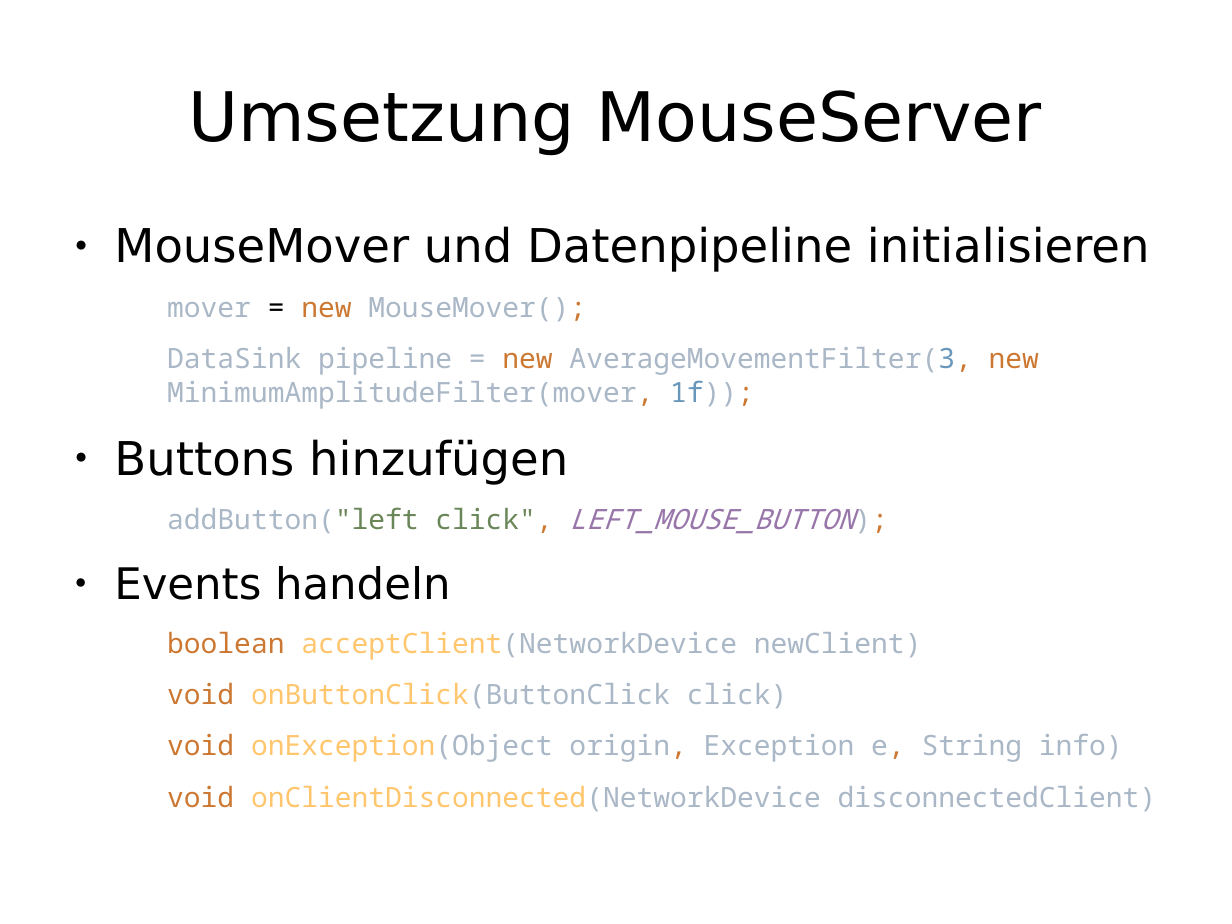
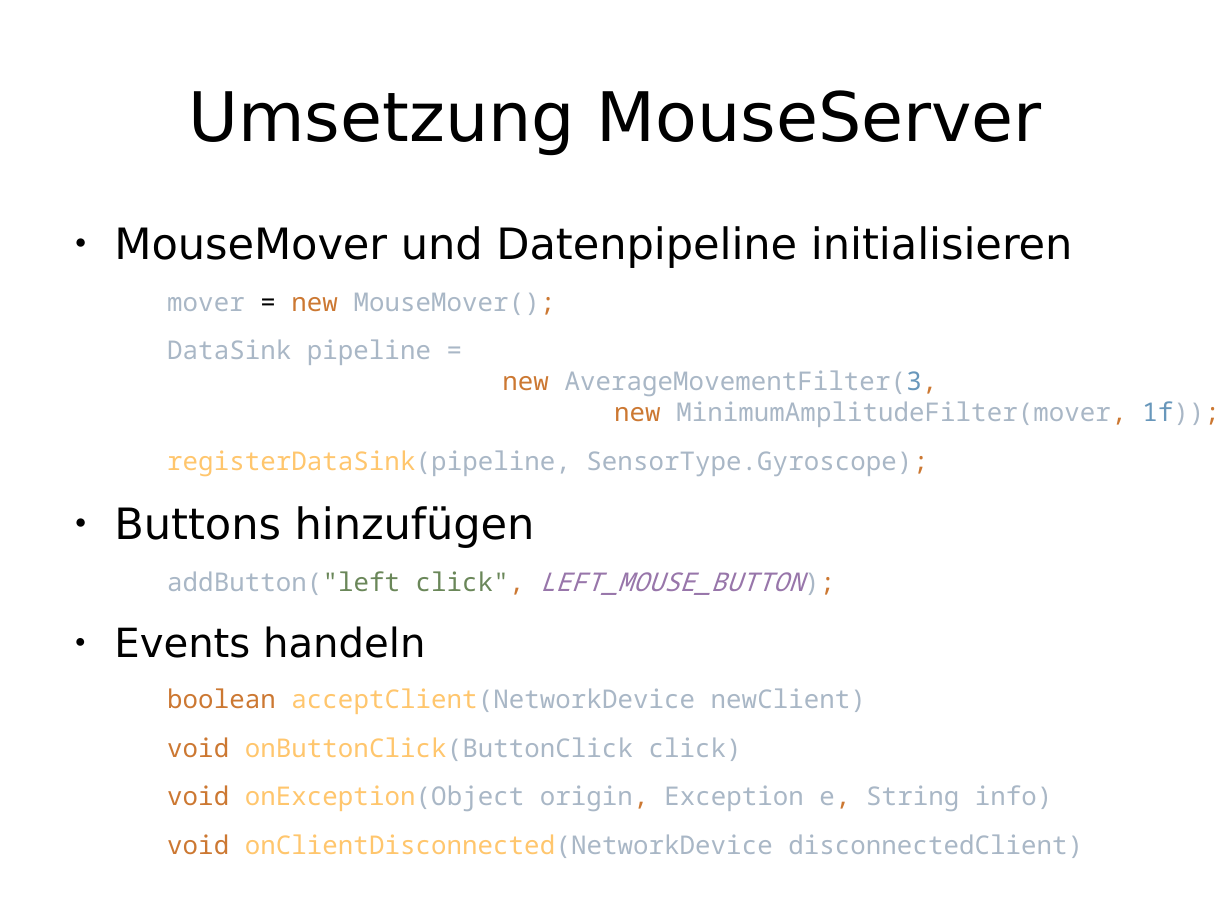
Before and after one commit to enra64/psychic-giggle, a slide deck: slide 17 of zwischenstand anfang dezember.odp. Drawn at 1232x924 pixels with LibreOffice and Linux fonts; fonts in the diff are those of the drawing. Boxes give left, top, right and bottom in pixels: in the first picture for what was removed or moved away, otherwise in the second. Text is boxed around its words. In the diff, an @@ line names an element or a change of style, - is before the commit and + after.

Commit message:
some refactoring, added special command for resetting to center because there is no good place to put the button constant...

```diff
--- a/zwischenstand anfang dezember.odp
+++ b/zwischenstand anfang dezember.odp
@@ text at [114,226,1220,858]: size 30 to 27.8 pt in "MouseMover und Datenpipeline initialisieren", "Buttons hinzufügen"; size 18 to 16.6 pt in "mover = new MouseMover();", "DataSink pipeline = new AverageMovementFilter(3, new Minimum ...", "addButton("left click", LEFT_MOUSE_BUTTON);", "boolean acceptClient(NetworkDevice newClient)" and 3 more places; size 28 to 25.9 pt in "Events handeln" @@
@@ text at [167,450,928,477]: paragraph added @@
+  registerDataSink(pipeline, SensorType.Gyroscope);
```
Also in this commit, not shown: 2 other slides changed, 4 slides added, 4 slides removed, 17 other files.
